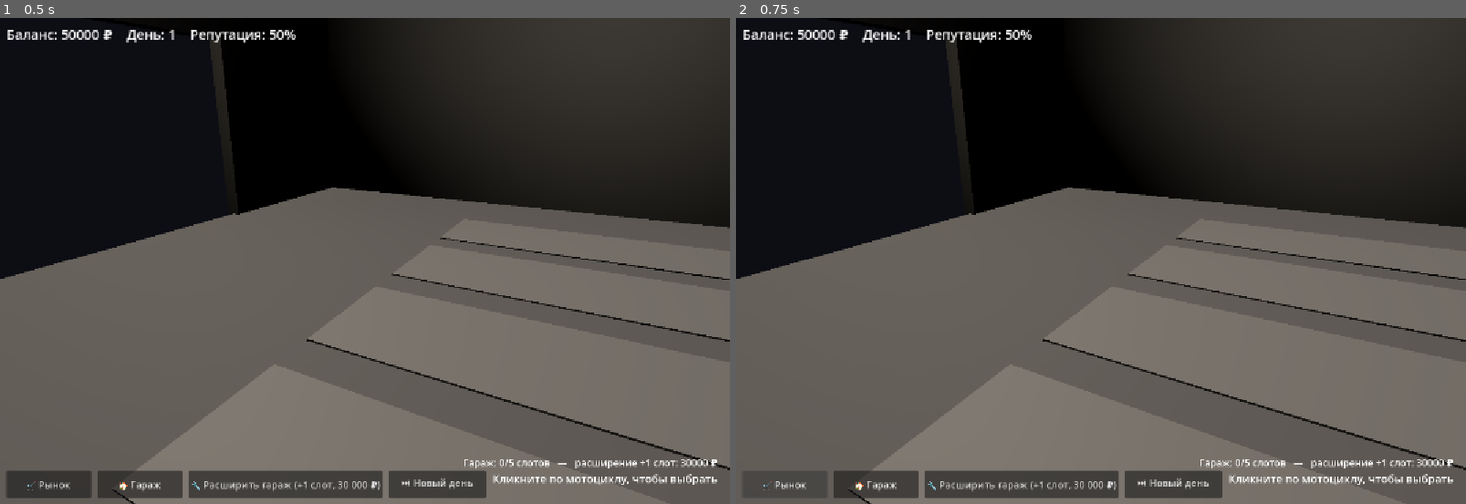
Above: before the commit, frames 1-2 (left to right).
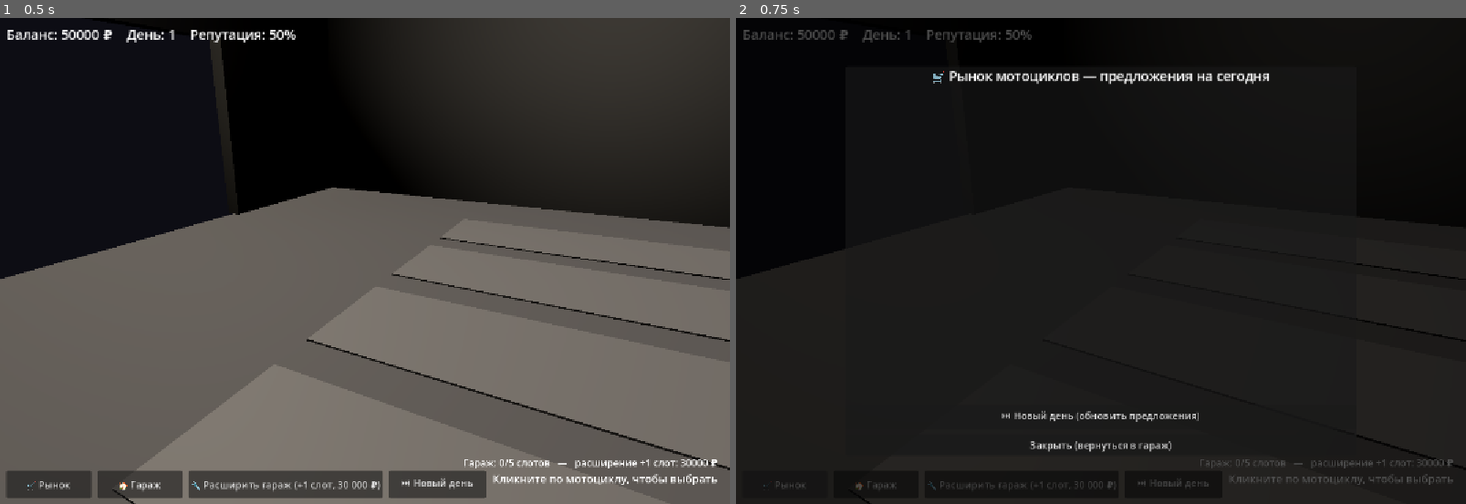
Above: after the commit, the same moments.

Repository: mimistr036-coder/game
Game: Godot game, scene res://scenes/main.tscn
The game is run twice, just before and just after one commit, with the same random seed, the same clock (stepped at 60 frames per second) and the same inputs.
Inputs:
- Up to frame 1 (0.5 s): no input
- Up to frame 2 (0.75 s): click "🛒 Рынок" at 0.5 s

Frame 1 is identical in both runs. In frame 2, 69% of the frame differs, in the area x 0-100%, y 0-100%.
Error before the commit: Parse Error: The function signature doesn't match the parent. Parent signature is "get(StringName) -> Variant". (res://scripts/main.gd:114)
Error after the commit: Invalid assignment of property or key 'clear_color' with value of type 'Color' on a base object of type 'Environment'. (res://scripts/garage_manager.gd:193)

Commit message:
fix: убрать конфликт статического метода get() с родительским Node.get
Co-authored-by: arena-agent <297053741+arena-agent@users.noreply.github.com>

Diff:
--- a/scripts/main.gd
+++ b/scripts/main.gd
@@ -107,9 +107,3 @@
 			add_child(dlg)
 			dlg.popup_centered()
 			dlg.confirmed.connect(dlg.queue_free)
-
-
-## Статический хелпер для других скриптов: получить UI-менеджер
-
-static func get() -> Node:
-	return Engine.get_main_loop().root.get_tree().get_first_node_in_group("ui_manager")
